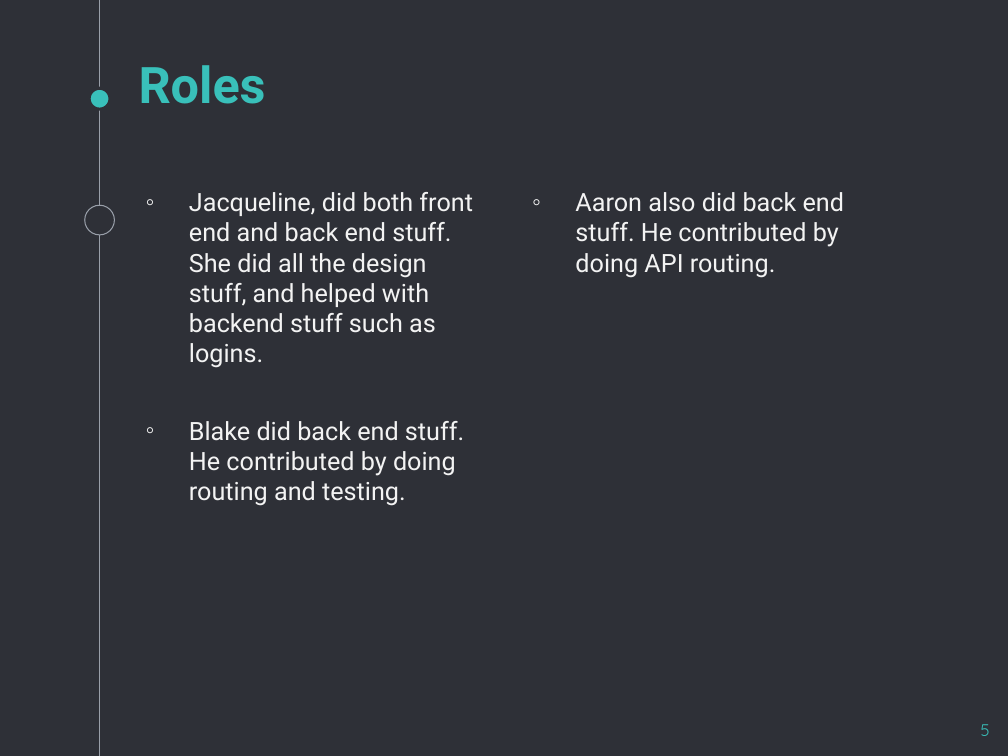
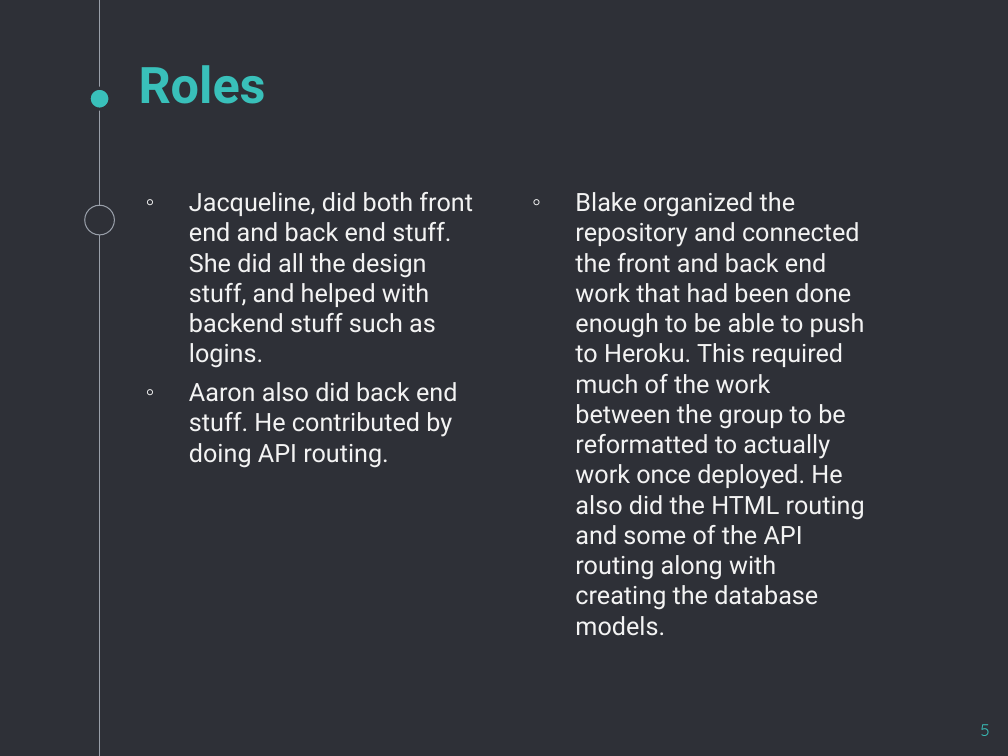
Before and after one commit to xTurbeaux/project2, a slide deck: slide 5 of car finder.pptx. Drawn at 1008x756 pixels with LibreOffice and Linux fonts; fonts in the diff are those of the drawing. Boxes give left, top, right and bottom in pixels: in the first picture for what was removed or moved away, otherwise in the second. Text is boxed around its words. In the diff, an @@ line names an element or a change of style, - is before the commit and + after.

```diff
--- a/car finder.pptx
+++ b/car finder.pptx
@@ text at (575, 192, 865, 636): text changed @@
-◦ Aaron also did back end stuff. He contributed by doing API routing.
+◦ Blake organized the repository and connected the front and back end work that had been done enough to be able to push to Heroku. This required much of the work between the group to be reformatted to actually work once deployed. He also did the HTML routing and some of the API routing along with creating the database models.
@@ text at (189, 382, 457, 468): text changed @@
-◦ Blake did back end stuff. He contributed by doing routing and testing.
+◦ Aaron also did back end stuff. He contributed by doing API routing.
```
Also in this commit, not shown: 5 other slides changed, 22 other files.
